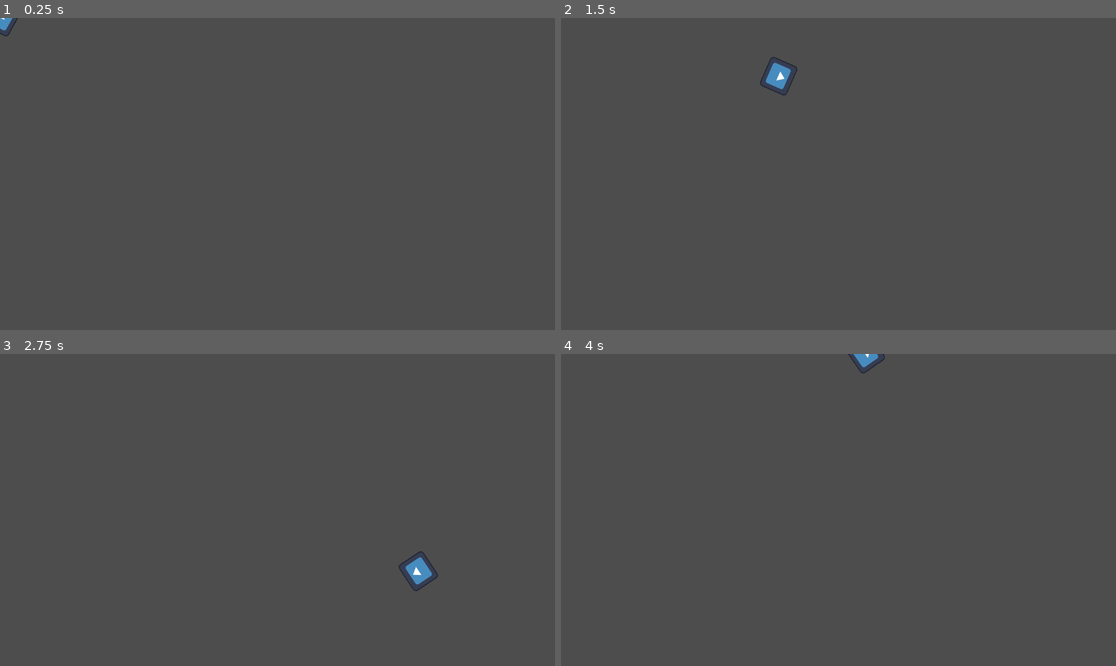
Above: before the commit, frames 1-4 (two rows, left to right).
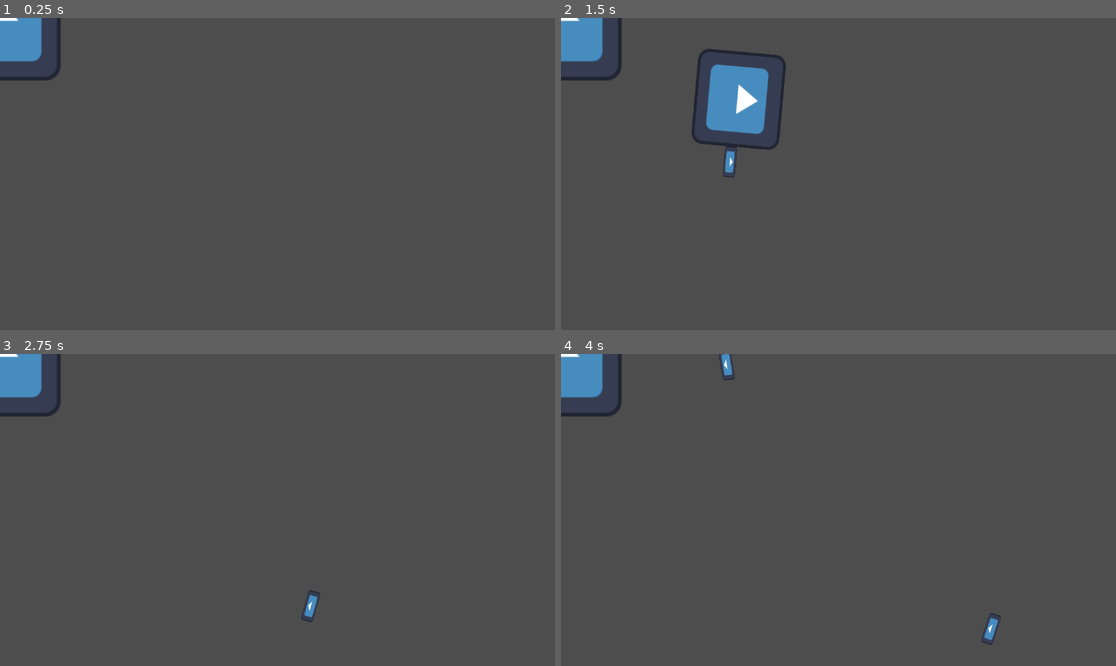
Above: after the commit, the same moments.

Repository: Dunwall/Obverse---A-Web-Based-Top-Down-Shooter-Game
Game: Godot game, scene res://scenes/player.tscn
Same seed, same stepped clock (60 frames per second), same inputs: the game is played once before the commit and once after it. The project has no main scene, so this scene is started directly. The engine's default icon, where the game draws it, is replaced by a stand-in: a white triangle on a blue panel in a dark square.
Inputs (mouse positions are in pixels of both pictures, inside the frame that each line leads up to):
- Up to frame 1 (0.25 s): no input
- Up to frame 2 (1.5 s): tap Enter at 0.5 s; move the mouse to (960, 158) at 0.52 s; hold D (right) 0.53-1.28 s; click (960, 158) at 0.6 s; move the mouse to (727, 189) at 1.27 s; hold S (down) from 1.28 s (still down); click (727, 189) at 1.35 s
- Up to frame 3 (2.75 s): move the mouse to (333, 441) at 2.02 s; release S (down) at 2.03 s; hold D (right) from 2.03 s (still down); click (333, 441) at 2.1 s
- Up to frame 4 (4 s): move the mouse to (810, 572) at 2.77 s; release D (right) at 2.78 s; hold W (up) 2.78-3.53 s; click (810, 572) at 2.85 s; move the mouse to (1005, 556) at 3.52 s; hold A (left) from 3.53 s (still down); click (1005, 556) at 3.6 s

The runs differ from the first frame. In frame 1, 1.3% of the frame differs, in the area x 0-11%, y 0-21%; in frame 2, 4.5%, in the area x 0-43%, y 0-52%; in frame 3, 1.8%; in frame 4, 1.7%.

Commit message:
Create shooting mechanic and enemy
add shooting mechanic, add enemy

Diff:
--- a/game/player.gd
+++ b/game/player.gd
@@ -1,7 +1,8 @@
 extends CharacterBody2D
 
 @export var movespeed: float = 600.0
-
+@export var bullet_speed = 2000.0
+var bullet_scene: PackedScene = preload("res://scenes/bullet.tscn")
 func _physics_process(delta: float) -> void:
 	var motion = Vector2.ZERO
 
@@ -20,3 +21,18 @@
 	move_and_slide()
 
 	look_at(get_global_mouse_position())
+
+	if Input.is_action_just_pressed("LMB"):
+		fire()
+
+func fire() -> void:
+	var bullet_instance = bullet_scene.instantiate()
+
+	var dir = Vector2.RIGHT.rotated(rotation)
+	bullet_instance.global_position = global_position + dir * 30
+	bullet_instance.global_rotation = rotation
+
+	get_parent().add_child(bullet_instance)
+
+	if bullet_instance is RigidBody2D:
+		bullet_instance.apply_impulse(dir * bullet_speed)
--- a/game/project.godot
+++ b/game/project.godot
@@ -36,6 +36,11 @@
 "events": [Object(InputEventKey,"resource_local_to_scene":false,"resource_name":"","device":-1,"window_id":0,"alt_press …(192 unchanged characters)…
 ]
 }
+LMB={
+"deadzone": 0.2,
+"events": [Object(InputEventMouseButton,"resource_local_to_scene":false,"resource_name":"","device":-1,"window_id":0,"alt_pressed":false,"shift_pressed":false,"ctrl_pressed":false,"meta_pressed":false,"button_mask":1,"position":Vector2(286, 7),"global_position":Vector2(295, 55),"factor":1.0,"button_index":1,"canceled":false,"pressed":true,"double_click":false,"script":null)
+]
+}
 
 [rendering]
 
--- a/game/scenes/bullet.tscn
+++ b/game/scenes/bullet.tscn
@@ -6,6 +6,8 @@
 size = Vector2(64, 26)
 
 [node name="Bullet" type="RigidBody2D"]
+collision_layer = 2
+collision_mask = 4
 
 [node name="Sprite2D" type="Sprite2D" parent="."]
 position = Vector2(0, -1)
--- /dev/null
+++ b/game/scenes/enemy.tscn
@@ -0,0 +1,15 @@
+[gd_scene load_steps=2 format=3 uid="uid://cgnuxbs0vg16s"]
+
+[ext_resource type="Texture2D" uid="uid://dhuf0pqk7fc5i" path="res://icon.svg" id="1_7p1mj"]
+
+[node name="Enemy" type="CharacterBody2D"]
+scale = Vector2(2, 2)
+
+[node name="CollisionShape2D" type="CollisionShape2D" parent="."]
+
+[node name="Sprite2D" type="Sprite2D" parent="."]
+texture = ExtResource("1_7p1mj")
+
+[node name="Area2D" type="Area2D" parent="."]
+
+[node name="CollisionShape2D" type="CollisionShape2D" parent="Area2D"]
--- a/game/scenes/player.tscn
+++ b/game/scenes/player.tscn
@@ -1,7 +1,8 @@
-[gd_scene load_steps=5 format=3 uid="uid://dtkeuvfbbh256"]
+[gd_scene load_steps=6 format=3 uid="uid://dtkeuvfbbh256"]
 
 [ext_resource type="Script" uid="uid://deyjweml7vc8f" path="res://player.gd" id="1_g2els"]
 [ext_resource type="Texture2D" uid="uid://dhuf0pqk7fc5i" path="res://icon.svg" id="2_qhqgy"]
+[ext_resource type="PackedScene" uid="uid://cgnuxbs0vg16s" path="res://scenes/enemy.tscn" id="3_qhqgy"]
 
 [sub_resource type="RectangleShape2D" id="RectangleShape2D_dqkch"]
 size = Vector2(66, 60.5)
@@ -10,8 +11,11 @@
 size = Vector2(72, 68)
 
 [node name="world" type="Node2D"]
+position = Vector2(-2, 2)
 
 [node name="Player" type="CharacterBody2D" parent="."]
+scale = Vector2(3, 3)
+collision_mask = 2
 script = ExtResource("1_g2els")
 
 [node name="Sprite2D" type="Sprite2D" parent="Player"]
@@ -29,3 +33,5 @@
 [node name="CollisionShape2D" type="CollisionShape2D" parent="Player/Area2D"]
 position = Vector2(0, -2)
 shape = SubResource("RectangleShape2D_qlg0r")
+
+[node name="Enemy" parent="." instance=ExtResource("3_qhqgy")]
